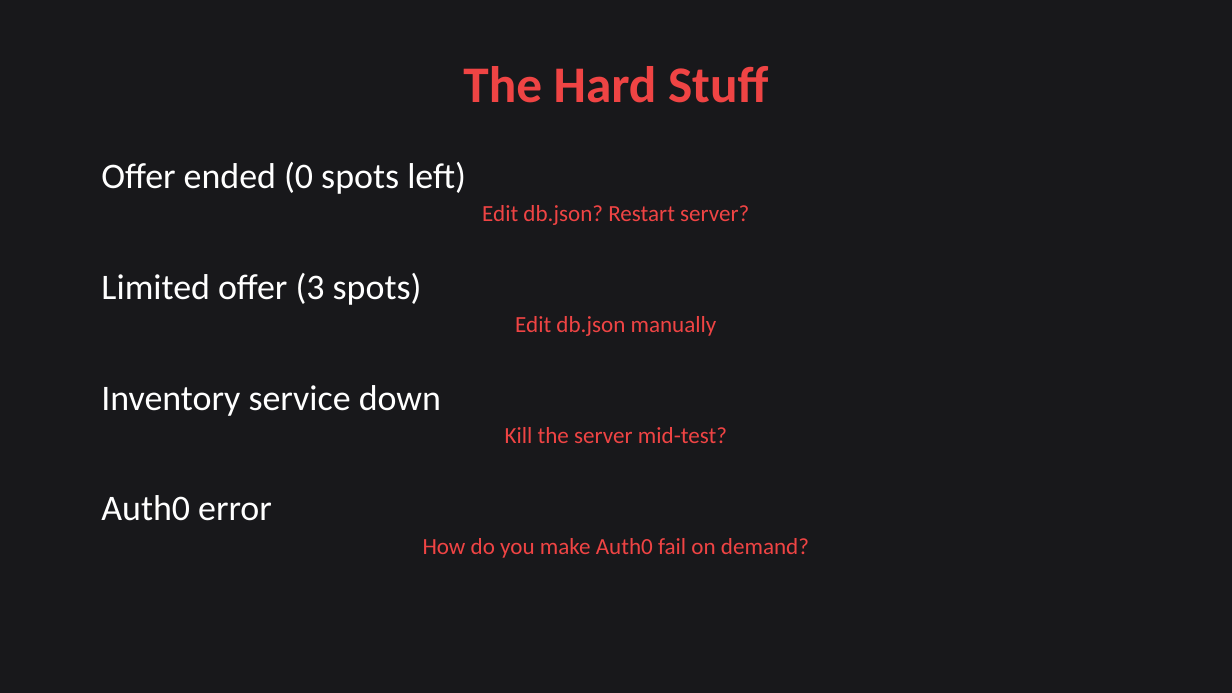
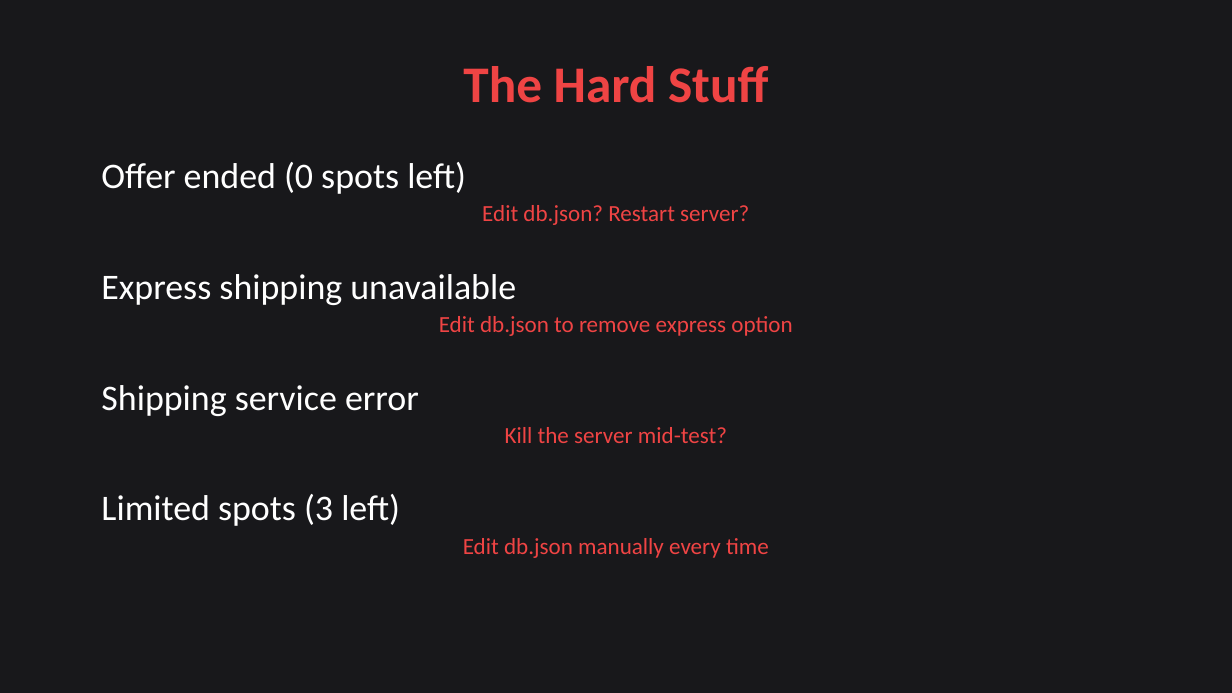
Before and after one commit to citypaul/scenarist, a slide deck: slide 14 of docs/promotional-campaign/presentations/video-02-meet-payflow.pptx. Drawn at 1232x693 pixels with LibreOffice and Linux fonts; fonts in the diff are those of the drawing. Boxes give left, top, right and bottom in pixels: in the first picture for what was removed or moved away, otherwise in the second. Text is boxed around its words. In the diff, an @@ line names an element or a change of style, - is before the commit and + after.

```diff
--- a/docs/promotional-campaign/presentations/video-02-meet-payflow.pptx
+++ b/docs/promotional-campaign/presentations/video-02-meet-payflow.pptx
@@ text at [101, 274, 516, 305]: text changed @@
-Limited offer (3 spots)
+Express shipping unavailable
@@ text at [439, 316, 792, 336]: text changed @@
-Edit db.json manually
+Edit db.json to remove express option
@@ text at [101, 385, 419, 416]: text changed @@
-Inventory service down
+Shipping service error
@@ text at [101, 494, 400, 526]: text changed @@
-Auth0 error
+Limited spots (3 left)
@@ text at [463, 538, 769, 558]: text changed @@
-How do you make Auth0 fail on demand?
+Edit db.json manually every time
```
Also in this commit, not shown: 9 other slides changed, 4 slides added, 4 slides removed, 12 other files.
